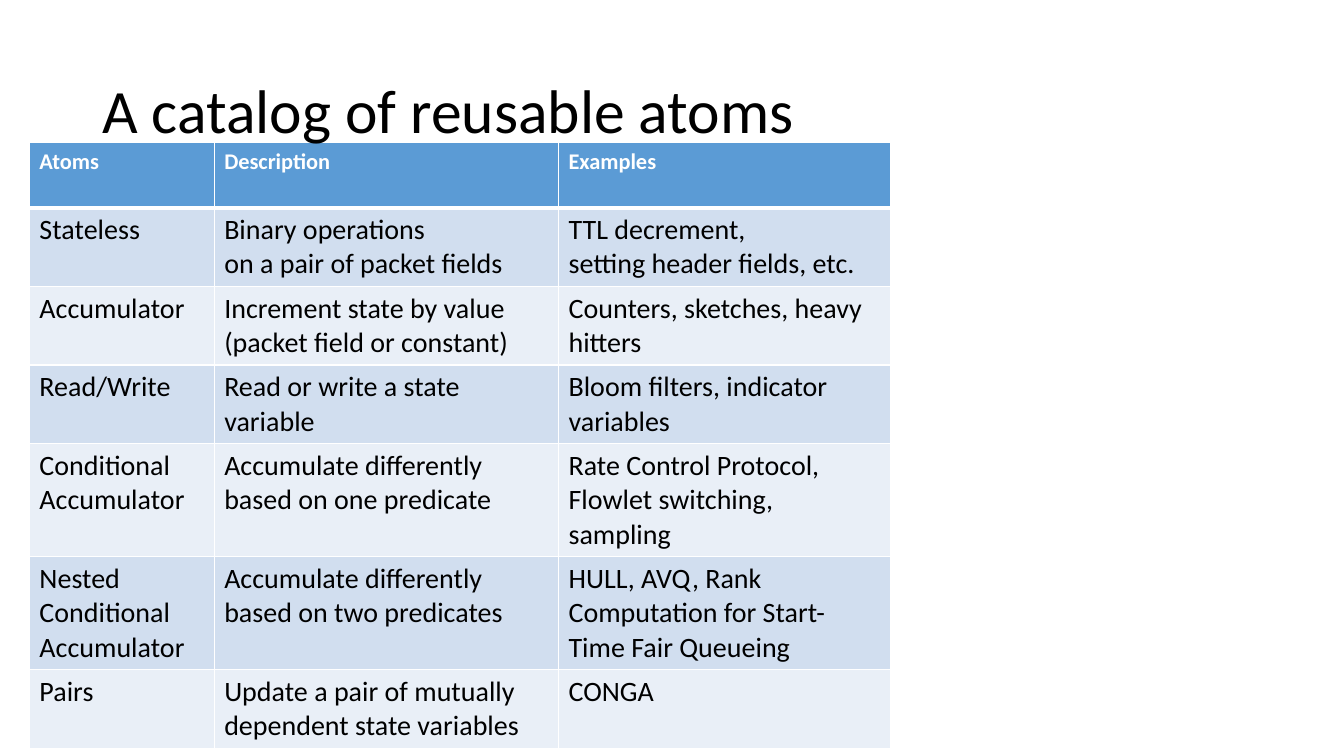
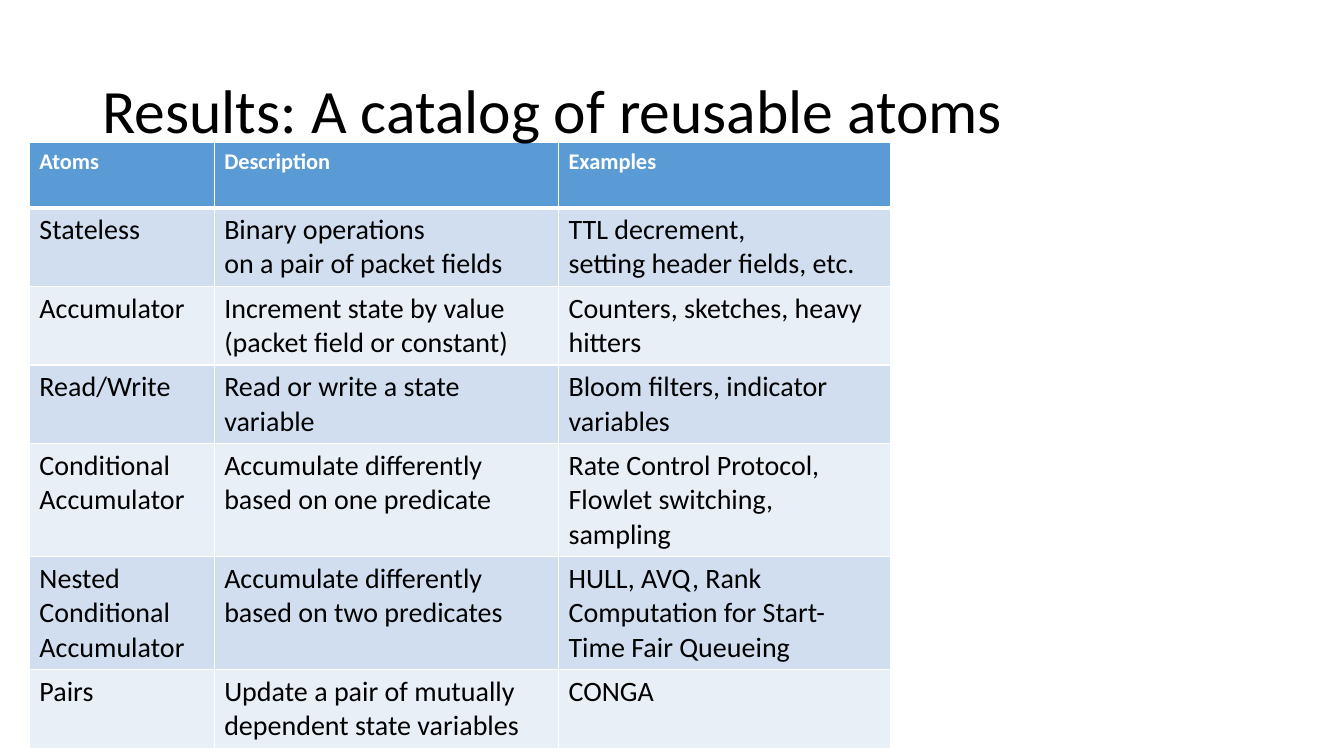
Before and after one commit to anirudhSK/pifo-domino-marple-ppts, a slide deck: slide 24 of combined_domino_pifo.pptx. Drawn at 1344x756 pixels with LibreOffice and Linux fonts; fonts in the diff are those of the drawing. Boxes give left, top, right and bottom in pixels: in the first picture for what was removed or moved away, otherwise in the second. Text is boxed around its words. In the diff, an @@ line names an element or a change of style, - is before the commit and + after.

```diff
--- a/combined_domino_pifo.pptx
+++ b/combined_domino_pifo.pptx
@@ title at box(102, 90, 1002, 148): text changed @@
-A catalog of reusable atoms
+Results: A catalog of reusable atoms
```
Also in this commit, not shown: 11 other slides changed.
